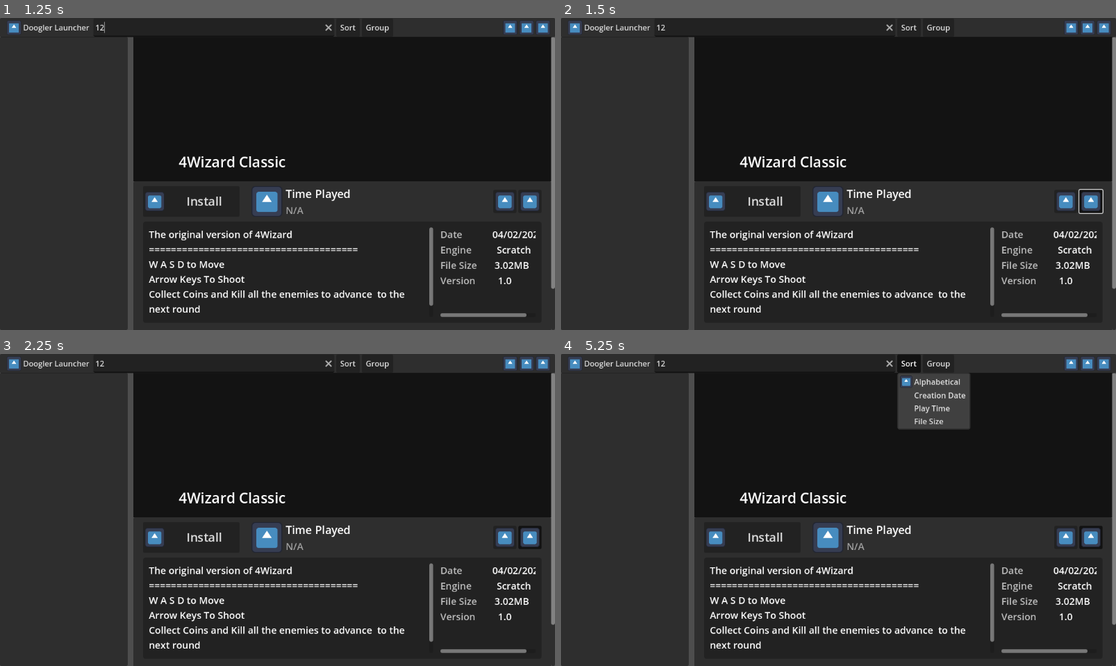
Above: before the commit, frames 1-4 (two rows, left to right).
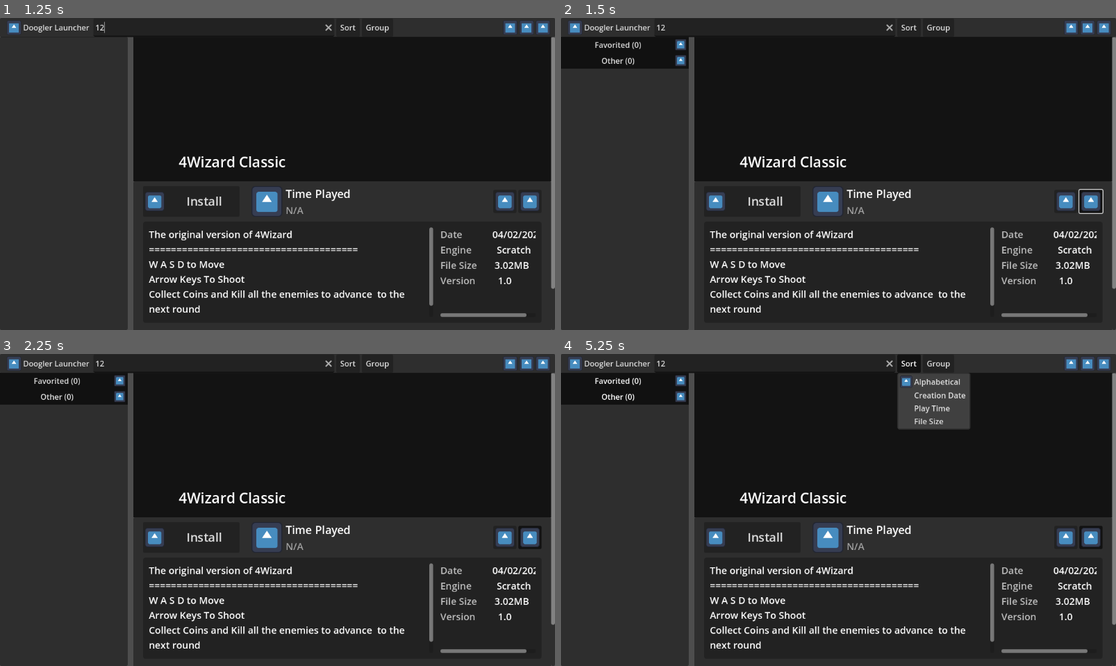
Above: after the commit, the same moments.

Repository: Do0gler/DooglerLauncherV3
Game: Godot game, scene res://scenes/MainScene.tscn
The game is run twice, just before and just after one commit, with the same random seed, the same clock (stepped at 60 frames per second) and the same inputs. The engine's default icon, where the game draws it, is replaced by a stand-in: a white triangle on a blue panel in a dark square.
Inputs (mouse positions are in pixels of both pictures, inside the frame that each line leads up to):
- Up to frame 1 (1.25 s): click (216, 27) at 0.52 s; type "12" at 0.6 s
- Up to frame 2 (1.5 s): click (1088, 202) at 1.25 s
- Up to frame 3 (2.25 s): click "Install" at 2 s
- Up to frame 4 (5.25 s): click (627, 382) at 2.75 s, where only the run after the commit has a clickable "Favorited (0)"; click (627, 397) at 3.5 s, where only the run after the commit has a clickable "Other (0)"; click "Doogler Launcher" at 4.25 s; click "Sort" at 5 s

Frame 1 is identical in both runs. In frame 2, 2.2% of the frame differs, in the area x 0-24%, y 6-17%; in frame 3, 2.2%; in frame 4, 2.2%.
Error in both runs: Cannot call method 'close' on a null value. (res://scripts/manager.gd:36)

Commit message:
Save selected sorting and grouping methods

Diff:
--- a/Scripts/Globals/settings_manager.gd
+++ b/Scripts/Globals/settings_manager.gd
@@ -33,17 +33,24 @@
 		return
 
 	# Get data as dict
-	var auto_update: bool = config.get_value("Settings", "auto_check_updates")
-	var rpc_enabled: bool = config.get_value("Settings", "rich_presence_enabled")
+	var auto_update: bool = config.get_value("Settings", "auto_check_updates", false)
+	var rpc_enabled: bool = config.get_value("Settings", "rich_presence_enabled", false)
+	var sorting: String = config.get_value("Sorting", "sorting", "alphabetical")
+	var sorting_reversed: bool = config.get_value("Sorting", "sorting_reversed", false)
+	var grouping: String = config.get_value("Sorting", "grouping", "favorited")
 
 	settings_dict.set("auto_check_updates", auto_update)
 	settings_dict.set("rich_presence_enabled", rpc_enabled)
+	settings_dict.set("sorting", sorting)
+	settings_dict.set("sorting_reversed", sorting_reversed)
+	settings_dict.set("grouping", grouping)
 
-	# TODO: Apply loaded settings
 	Updater.auto_check_updates = auto_update
-	#DiscordRpcManager.rich_presence_enabled = settings_dict["rich_presence_enabled"]
 
-	ui_manager.set_settings_state(settings_dict)
+	GameOrganizer.current_grouping = grouping
+	GameOrganizer.set_sorting(sorting, sorting_reversed)
+
+	ui_manager.set_settings_ui(settings_dict)
 	settings_loaded.emit()
 
 
@@ -54,6 +61,10 @@
 	config.set_value("Settings", "auto_check_updates", ui_manager.settings_popup.is_item_checked(0))
 	config.set_value("Settings", "rich_presence_enabled", ui_manager.settings_popup.is_item_checked(1))
 
+	config.set_value("Sorting", "sorting", GameOrganizer.current_sorting)
+	config.set_value("Sorting", "sorting_reversed", GameOrganizer.sorting_reversed)
+	config.set_value("Sorting", "grouping", GameOrganizer.current_grouping)
+
 	var result = config.save(SETTINGS_FILE_PATH)
 	if result != OK:
 		push_error("Failed to save settings file")
--- a/Scripts/UI/group_button.gd
+++ b/Scripts/UI/group_button.gd
@@ -3,37 +3,49 @@
 @export var enabled_icon: Texture2D
 @export var disabled_icon: Texture2D
 
+## Maps grouping method names to their corresponding menu item indices.
+const GROUPING_MAP := {
+	"favorited": 0,
+	"engine": 1,
+	"status": 2,
+	"none": 3,
+}
+
 var menu_popup: PopupMenu
 
 
-func _ready() -> void:
+func _enter_tree() -> void:
 	menu_popup = get_popup()
 
-	add_category_option("Favorited", 0)
-	add_category_option("Engine", 1)
-	add_category_option("Completion Status", 2)
-	add_category_option("None", 3)
+	_add_category_option("Favorited")
+	_add_category_option("Engine")
+	_add_category_option("Completion Status")
+	_add_category_option("None")
 
-	set_enabled_icon(0)
+	_set_enabled_icon(0)
 
 	menu_popup.index_pressed.connect(_on_item_selected)
 
 
-func add_category_option(label: String, id := -1) -> void:
+func _add_category_option(label: String, id := -1) -> void:
 	menu_popup.add_item(label, id)
 	menu_popup.set_item_icon_max_width(id, 25)
 
 
 func _on_item_selected(index: int) -> void:
-	match index:
-		0: GameOrganizer.set_grouping("favorited")
-		1: GameOrganizer.set_grouping("engine")
-		2: GameOrganizer.set_grouping("status")
-		3: GameOrganizer.set_grouping("none")
-	set_enabled_icon(index)
+	var grouping_methods := GROUPING_MAP.keys()
+	var grouping_method: String = grouping_methods[index]
+
+	GameOrganizer.set_grouping(grouping_method)
+	_set_enabled_icon(index)
 
 
-func set_enabled_icon(enabled_id: int) -> void:
+func _set_enabled_icon(enabled_id: int) -> void:
 	for i in range(menu_popup.item_count):
 		var icon_texture = enabled_icon if i == enabled_id else disabled_icon
 		menu_popup.set_item_icon(i, icon_texture)
+
+## Updates the grouping button UI to reflect the given grouping state.
+func set_grouping_ui(grouping: String) -> void:
+	var index: int = GROUPING_MAP.get(grouping)
+	_set_enabled_icon(index)
--- a/Scripts/UI/sort_button.gd
+++ b/Scripts/UI/sort_button.gd
@@ -3,24 +3,31 @@
 @export var sorting_default_icon: Texture2D
 @export var sorting_reversed_icon: Texture2D
 
+## Maps sorting method names to their corresponding menu item indices.
+const SORTING_MAP := {
+	"alphabetical": 0,
+	"date_created": 1,
+	"play_time": 2,
+	"size": 3,
+}
+
 var menu_popup: PopupMenu
 var last_selected_index: int
 
-
-func _ready() -> void:
+func _enter_tree() -> void:
 	menu_popup = get_popup()
 
-	add_sorting_option("Alphabetical", 0)
-	add_sorting_option("Creation Date", 1)
-	add_sorting_option("Play Time", 2)
-	add_sorting_option("File Size", 3)
+	_add_sorting_option("Alphabetical")
+	_add_sorting_option("Creation Date")
+	_add_sorting_option("Play Time")
+	_add_sorting_option("File Size")
 
-	set_enabled_icon(0)
+	_set_enabled_icon(0)
 
 	menu_popup.index_pressed.connect(_on_item_selected)
 
 
-func add_sorting_option(label: String, id := -1) -> void:
+func _add_sorting_option(label: String, id := -1) -> void:
 	menu_popup.add_multistate_item(label, 2, 0, id)
 	menu_popup.set_item_icon_max_width(id, 25)
 
@@ -32,22 +39,18 @@
 	else:
 		menu_popup.toggle_item_multistate(index)
 
-	var sorting_method := ""
+	var sorting_methods := SORTING_MAP.keys()
+	var sorting_method: String = sorting_methods[index]
+
 	var reversed_sorting = menu_popup.get_item_multistate(index) == 1
-
-	match index:
-		0: sorting_method = "alphabetical"
-		1: sorting_method = "date_created"
-		2: sorting_method = "play_time"
-		3: sorting_method = "size"
 
 	GameOrganizer.set_sorting(sorting_method, reversed_sorting)
 
-	set_enabled_icon(index)
+	_set_enabled_icon(index)
 	last_selected_index = index
 
 
-func set_enabled_icon(enabled_id: int) -> void:
+func _set_enabled_icon(enabled_id: int) -> void:
 	for i in range(menu_popup.item_count):
 		if i == enabled_id:
 			var reversed_button_state = menu_popup.get_item_multistate(i) == 1
@@ -57,3 +60,11 @@
 		else:
 			# Set icon to transparent instead of removing to avoid item resizing
 			menu_popup.set_item_icon_modulate(i, Color.TRANSPARENT)
+
+
+## Updates the sorting button UI to reflect the given sorting state.
+func set_sorting_ui(sorting: String, reversed: bool) -> void:
+	var index: int = SORTING_MAP.get(sorting)
+	menu_popup.set_item_multistate(index, 1 if reversed else 0)
+	_set_enabled_icon(index)
+	last_selected_index = index
--- a/Scripts/ui_manager.gd
+++ b/Scripts/ui_manager.gd
@@ -24,9 +24,12 @@
 	%InstallProgressBar.value = InstallManager.calculate_install_progress(selected_game)
 
 
-func set_settings_state(settings_dict: Dictionary):
-	settings_popup.set_item_checked(0, settings_dict.get("auto_check_updates", false))
-	settings_popup.set_item_checked(1, settings_dict.get("rich_presence_enabled", false))
+func set_settings_ui(settings_dict: Dictionary):
+	settings_popup.set_item_checked(0, settings_dict.get("auto_check_updates"))
+	settings_popup.set_item_checked(1, settings_dict.get("rich_presence_enabled"))
+
+	%SortButton.set_sorting_ui(settings_dict.get("sorting"), settings_dict.get("sorting_reversed"))
+	%GroupButton.set_grouping_ui(settings_dict.get("grouping"))
 
 
 func display_games_list() -> void:
--- a/scenes/MainScene.tscn
+++ b/scenes/MainScene.tscn
@@ -422,6 +422,7 @@
 script = ExtResource("12_6rnll")
 
 [node name="SortButton" type="MenuButton" parent="Titlebar/MarginContainer/LeftAlign"]
+unique_name_in_owner = true
 layout_mode = 2
 mouse_default_cursor_shape = 2
 text = " Sort "
@@ -431,6 +432,7 @@
 sorting_reversed_icon = SubResource("PlaceholderTexture2D_xc4hf")
 
 [node name="GroupButton" type="MenuButton" parent="Titlebar/MarginContainer/LeftAlign"]
+unique_name_in_owner = true
 layout_mode = 2
 mouse_default_cursor_shape = 2
 text = " Group "
--- a/scripts/manager.gd
+++ b/scripts/manager.gd
@@ -68,6 +68,7 @@
 func set_selected_favorite(toggle: bool):
 	selected_game.favorited = toggle
 	CacheManager.set_game_cache_entry(selected_game.game_id, "favorited", selected_game.favorited)
+	%UIManager.display_games_list()
 
 
 ## Opens the installation location of the current game
